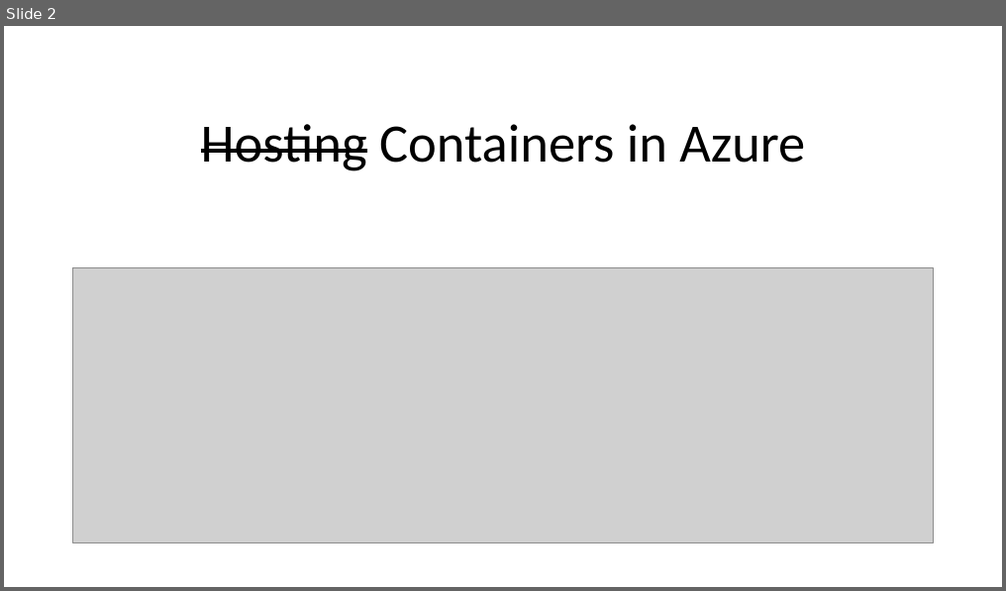
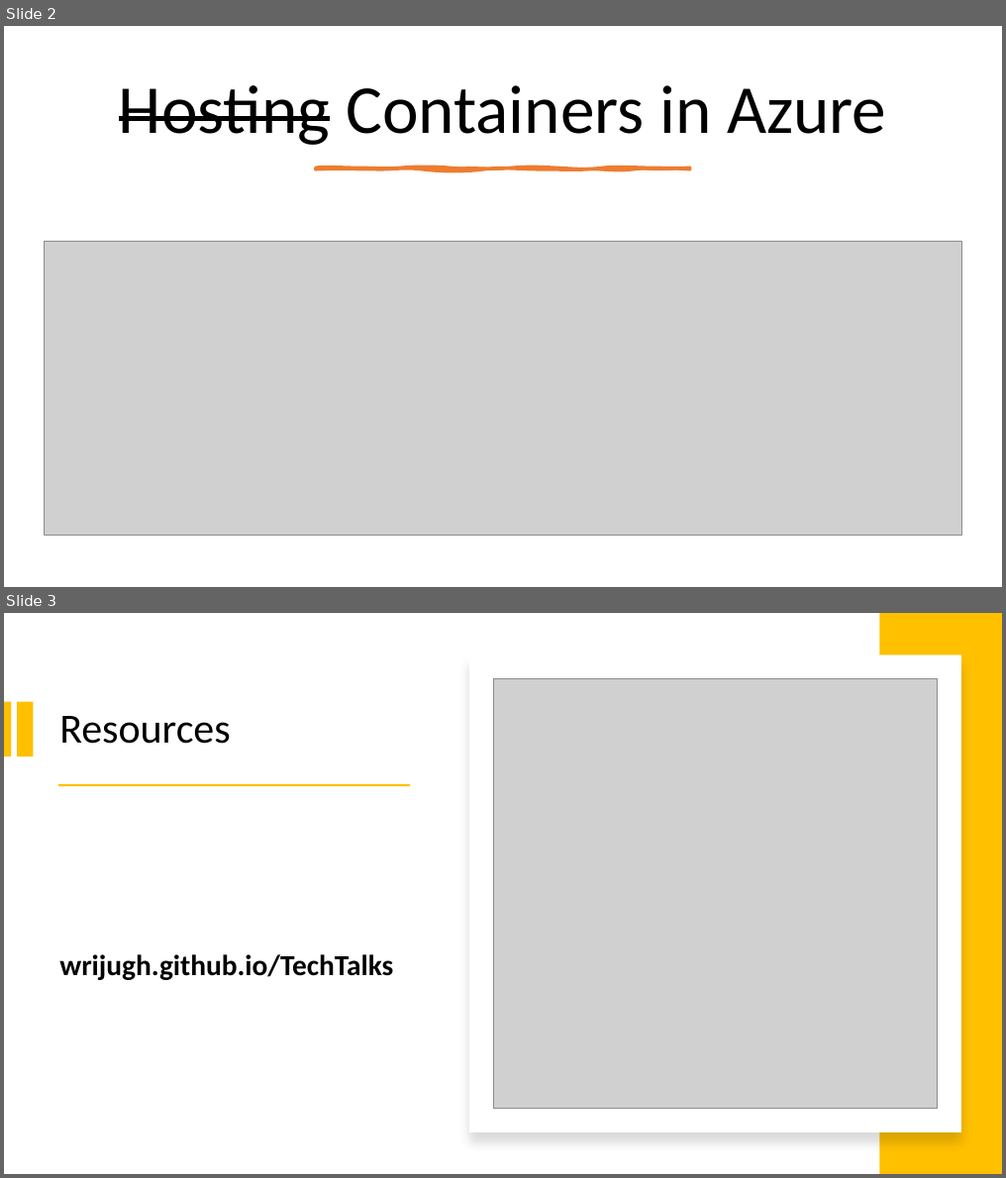
Before and after one commit to wrijugh/techtalks, a slide deck: slides/Containers in Azure - Global Azure 2022.pptx. Shown one above the other, each under a label of ours: slide 2 before the commit, slides 2 and 3 after it. The pictures are 1006x591 and 1006x1178 pixels, drawn with LibreOffice and Linux fonts; fonts in the diff are those of the drawing; grey boxes stand for pictures. Boxes give left, top, right and bottom in pixels: in the first picture for what was removed or moved away, otherwise in the second. Text is boxed around its words. In the diff, an @@ line names an element or a change of style, - is before the commit and + after.

```diff
--- a/slides/Containers in Azure - Global Azure 2022.pptx
+++ b/slides/Containers in Azure - Global Azure 2022.pptx
@@ slide 3 added at box(4, 613, 1002, 1174), background #FFFFFF @@
@@ rectangle added at box(880, 613, 1002, 1174), fill #FFC000 @@
@@ rectangle added at box(469, 655, 961, 1133), fill #FFFFFF @@
@@ rectangle added at box(4, 701, 12, 757), fill #FFC000 @@
@@ rectangle added at box(17, 701, 33, 757), fill #FFC000 @@
@@ picture added at box(494, 678, 938, 1109) @@
@@ title added at box(59, 716, 230, 744), 40 pt, text #000000 @@
+Resources
@@ rectangle added at box(58, 784, 411, 786), fill #FFC000 @@
@@ text added at box(59, 955, 393, 980), 28 pt, text #000000, bold @@
+wrijugh.github.io/TechTalks
@@ slide 2 changed as well @@
@@ title "Hosting Containers in Azure": place and size @@
-title "Hosting Containers in Azure" at box(201, 124, 805, 172)
+title "Hosting Containers in Azure" at box(119, 85, 886, 145)
@@ title "Hosting Containers in Azure" at box(119, 85, 886, 145): size 52 to 66 pt; vertical alignment bottom to middle @@
@@ freeform shape added at box(316, 169, 690, 170), fill #ED7D31, outline #ED7D31 3.25 pt @@
@@ picture: place and size @@
-picture at box(73, 268, 934, 544)
+picture at box(45, 242, 962, 535)
```
Also in this commit, not shown: 1 other slide changed, 1 slide removed.
